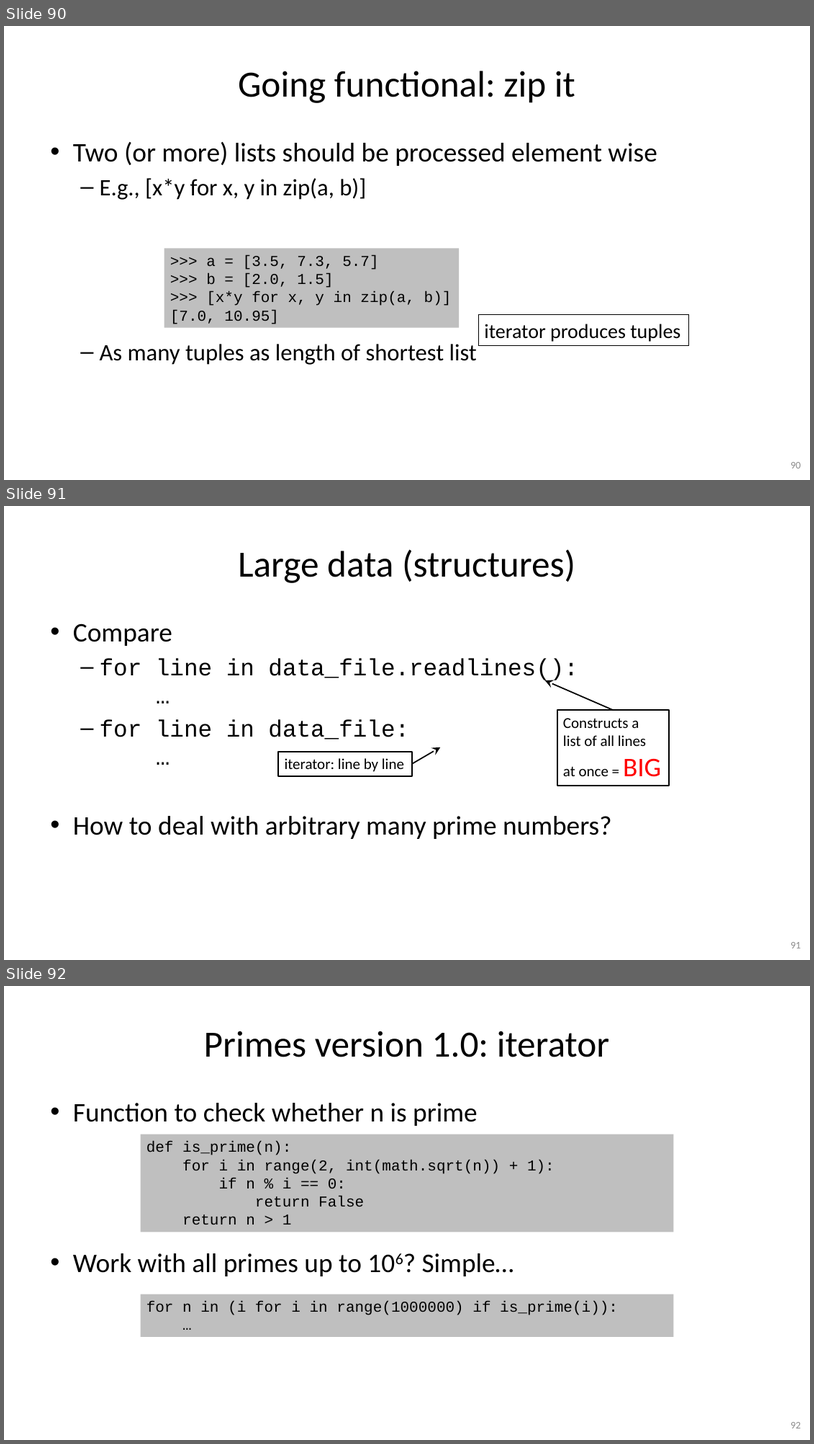
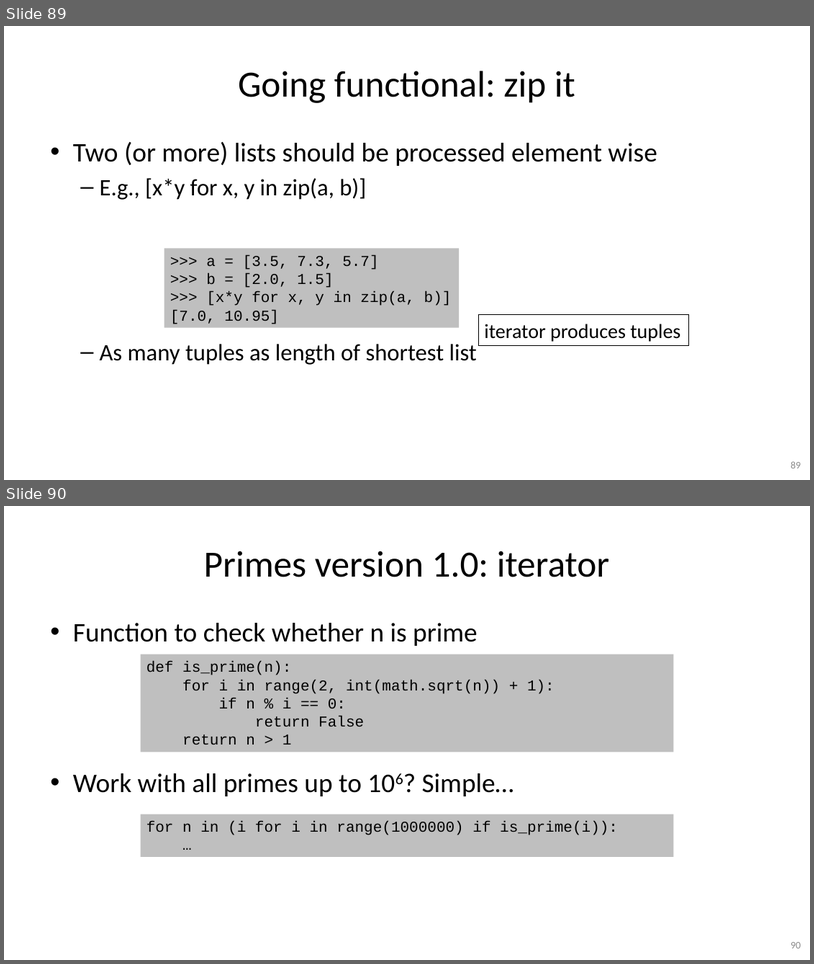
Before and after one commit to gjbex/Python-software-engineering, a slide deck: python_software_engineering.pptx. Shown one above the other, each under a label of ours: slides 90, 91 and 92 before the commit, slides 89 and 90 after it. The pictures are 814x1444 and 814x964 pixels, drawn with LibreOffice and Linux fonts; fonts in the diff are those of the drawing. Boxes give left, top, right and bottom in pixels: in the first picture for what was removed or moved away, otherwise in the second. Text is boxed around its words. In the diff, an @@ line names an element or a change of style, - is before the commit and + after.

```diff
--- a/python_software_engineering.pptx
+++ b/python_software_engineering.pptx
@@ slide 91 removed at (4, 506, 810, 960), background #FFFFFF @@
@@ title removed at (238, 549, 576, 583) @@
-Large data (structures)
@@ text removed at (73, 623, 612, 839) @@
-• Compare
-  – for line in data_file.readlines():
-    …
-  – for line in data_file:
-    …
-• How to deal with arbitrary many prime numbers?
@@ arrow removed from (613, 710) to (545, 680) @@
@@ rectangle removed at (558, 710, 669, 785) @@
-Constructs a
-list of all lines
-at once = BIG
@@ rectangle removed at (278, 752, 412, 776) @@
-iterator: line by line
@@ arrow removed from (412, 764) to (441, 747) @@
@@ page number removed at (791, 942, 801, 948) @@
-91
@@ what was slide 90 is now slide 89 @@
@@ page number at (791, 461, 801, 468): text changed @@
-90
+89
@@ what was slide 92 is now slide 90 @@
@@ page number at (791, 942, 801, 948): text changed @@
-92
+90
```
Also in this commit, not shown: 10 slides changed, 1 other slide removed.
